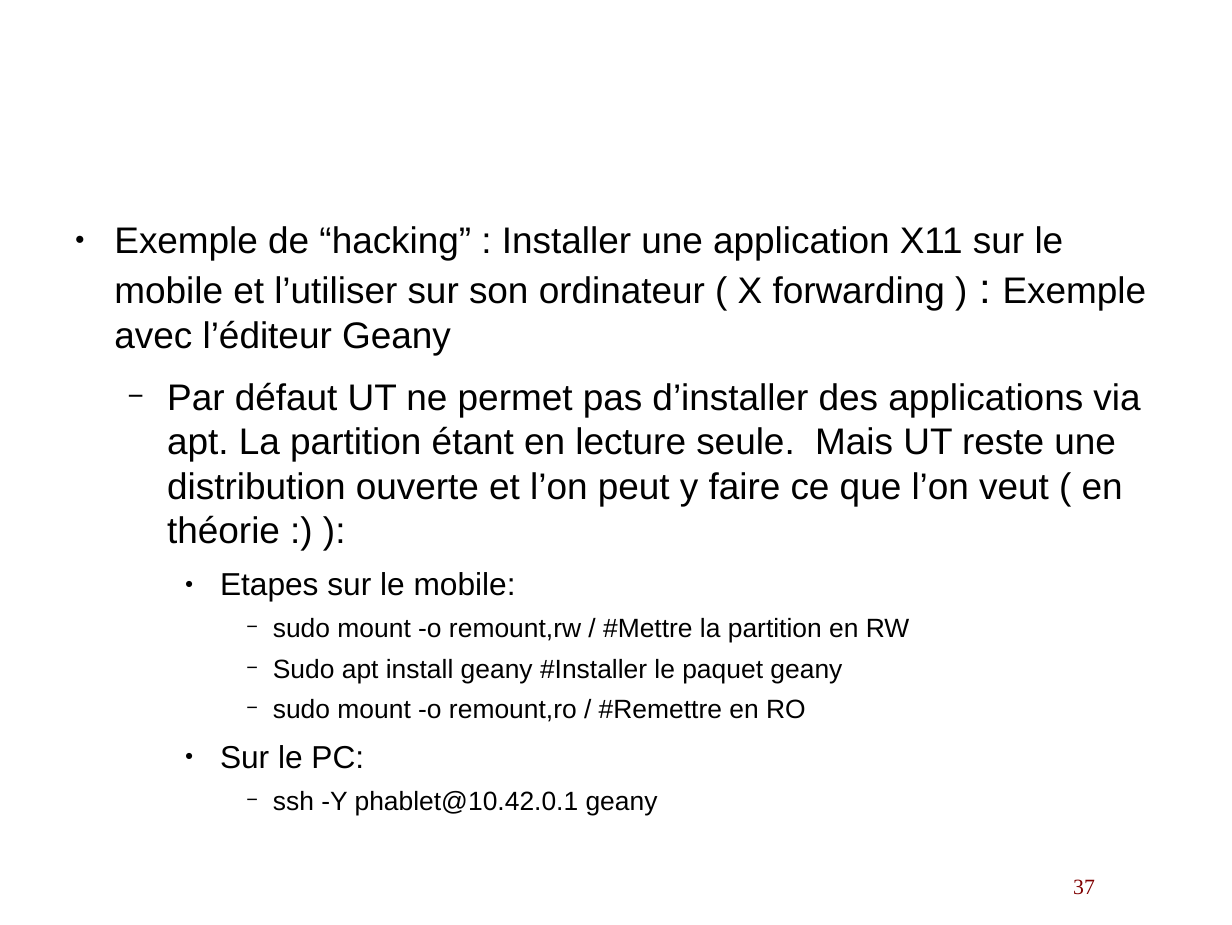
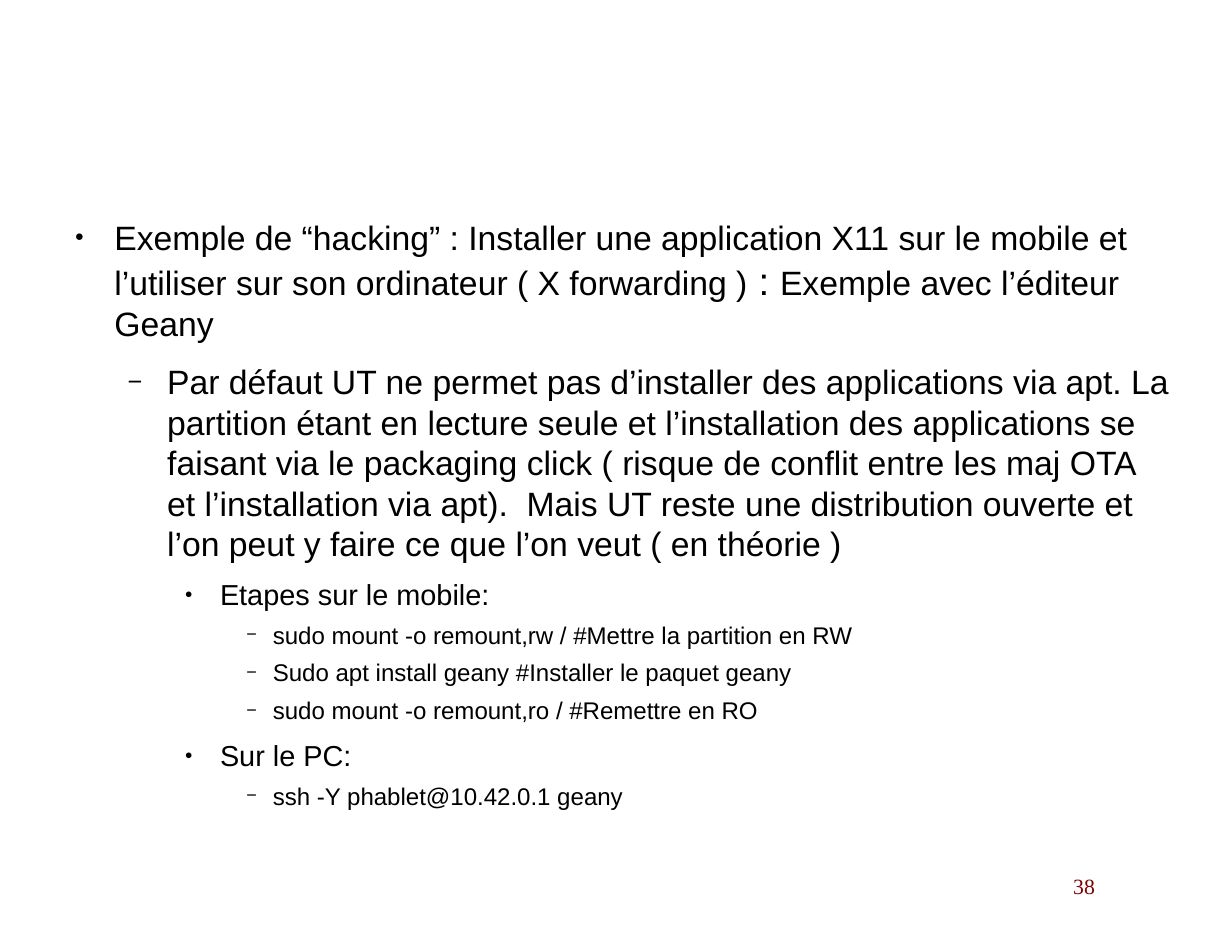
Before and after one commit to lduboeuf/ut-helloworld-py, a slide deck: slide 38 of osmobiles.odp (slide 37 before the commit). Drawn at 1232x925 pixels with LibreOffice and Linux fonts; fonts in the diff are those of the drawing; background and template pictures are left out. Boxes give left, top, right and bottom in pixels: in the first picture for what was removed or moved away, otherwise in the second. Text is boxed around its words. In the diff, an @@ line names an element or a change of style, - is before the commit and + after.

```diff
--- a/osmobiles.odp
+++ b/osmobiles.odp
@@ text at (114,225,1127,767): size 23.8 to 21.7 pt in "Exemple de “hacking” : Installer une application ..."; size 27.2 to 24.8 pt in ":"; size 20.4 to 18.6 pt in "Etapes sur le mobile:", "Sur le PC:"; size 17 to 15.5 pt in "sudo mount -o remount,rw / #Mettre la ...", "Sudo apt install geany #Installer le paquet ...", "sudo mount -o remount,ro / #Remettre en ...", "ssh -Y phablet@10.42.0.1 geany" @@
@@ text at (167,369,1168,563): text changed; size 23.8 to 21.7 pt @@
-  − Par défaut UT ne permet pas d’installer des applications via apt. La partition étant en lecture seule. Mais UT reste une distribution ouverte et l’on peut y faire ce que l’on veut ( en théorie :) ):
+  − Par défaut UT ne permet pas d’installer des applications via apt. La partition étant en lecture seule et l’installation des applications se faisant via le packaging click ( risque de conflit entre les maj OTA et l’installation via apt). Mais UT reste une distribution ouverte et l’on peut y faire ce que l’on veut ( en théorie )
@@ page number at (1073,879,1095,895): text changed @@
-37
+38
```
Also in this commit, not shown: 16 other slides changed, 2 slides added.
